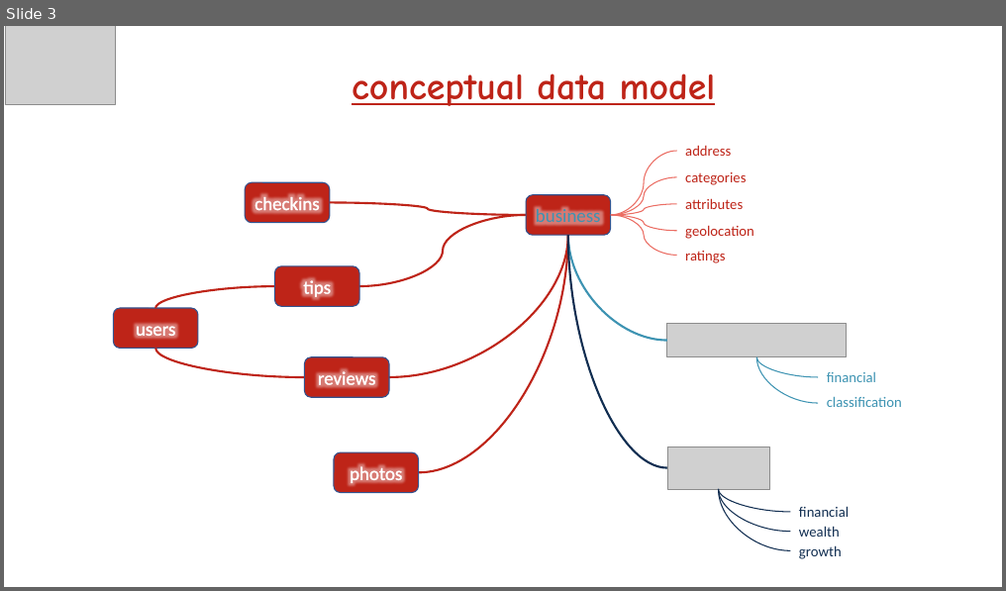
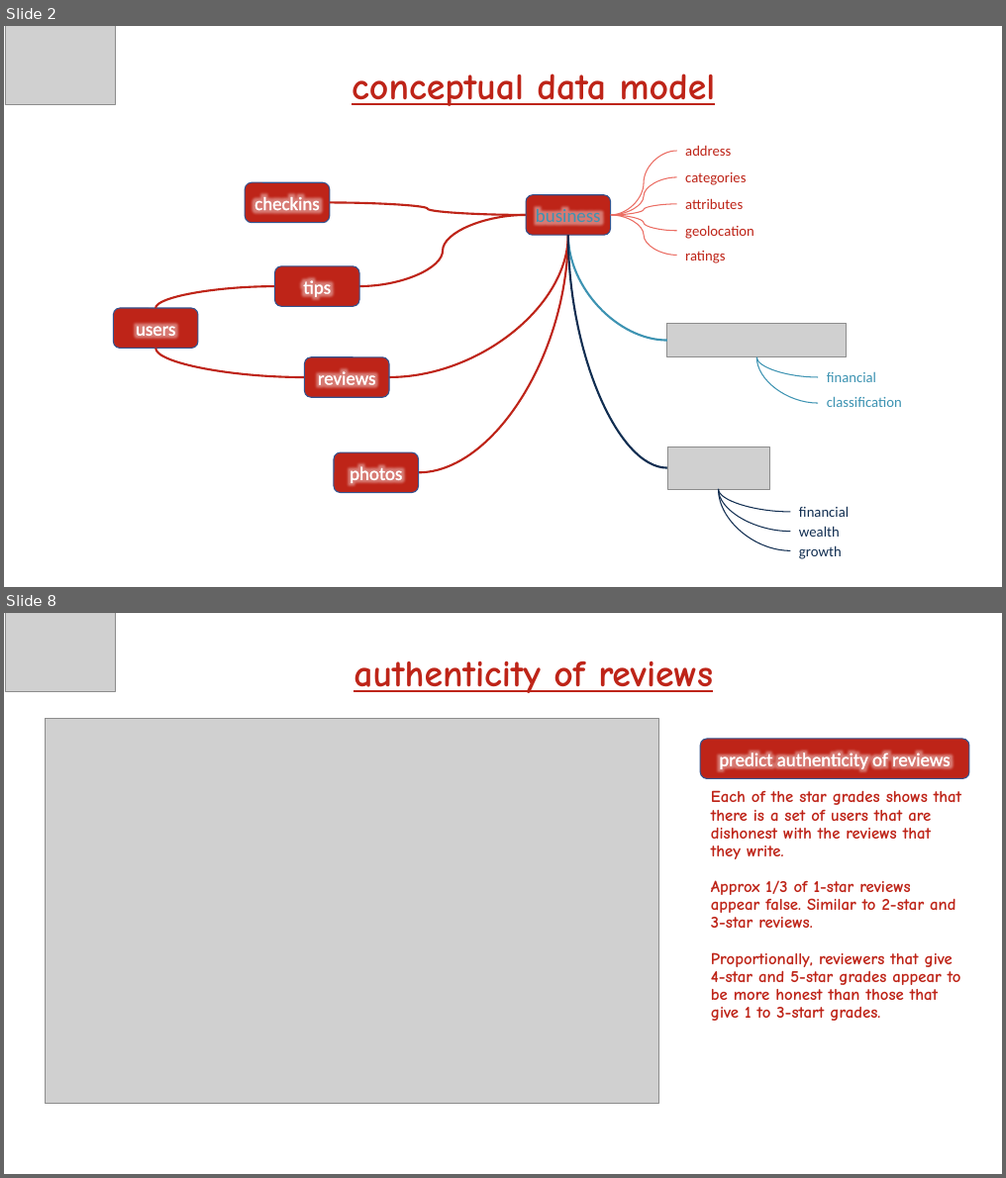
Before and after one commit to dev5680/DRTFinalProject, a slide deck: DRT_Thinking.pptx. Shown one above the other, each under a label of ours: slide 3 before the commit, slides 2 and 8 after it; the slides between them are not shown. The pictures are 1006x591 and 1006x1178 pixels, drawn with LibreOffice and Linux fonts; fonts in the diff are those of the drawing; grey boxes stand for pictures. Boxes give left, top, right and bottom in pixels: in the first picture for what was removed or moved away, otherwise in the second. Text is boxed around its words. In the diff, an @@ line names an element or a change of style, - is before the commit and + after.

```diff
--- a/DRT_Thinking.pptx
+++ b/DRT_Thinking.pptx
@@ slide 8 added at (4, 613, 1002, 1174), background #FFFFFF @@
@@ picture added at (5, 613, 115, 692) @@
@@ text added at (353, 661, 713, 693), 36 pt, text #BE2418, bold, underline @@
+authenticity of reviews
@@ picture added at (45, 719, 658, 1104) @@
@@ rounded rectangle added at (700, 739, 969, 778), fill #BE2418, outline #325491 1 pt, 18 pt, text #FFFFFF @@
+predict authenticity of reviews
@@ text added at (711, 790, 961, 1021), 16 pt, text #BE2418, bold @@
+Each of the star grades shows that there is a set of users that are dishonest with the reviews that they write.
+Approx 1/3 of 1-star reviews appear false. Similar to 2-star and 3-star reviews.
+Proportionally, reviewers that give 4-star and 5-star grades appear to be more honest than those that give 1 to 3-start grades.
@@ what was slide 3 is now slide 2 @@
```
Also in this commit, not shown: 9 slides changed, 2 other slides added, 2 slides removed.
